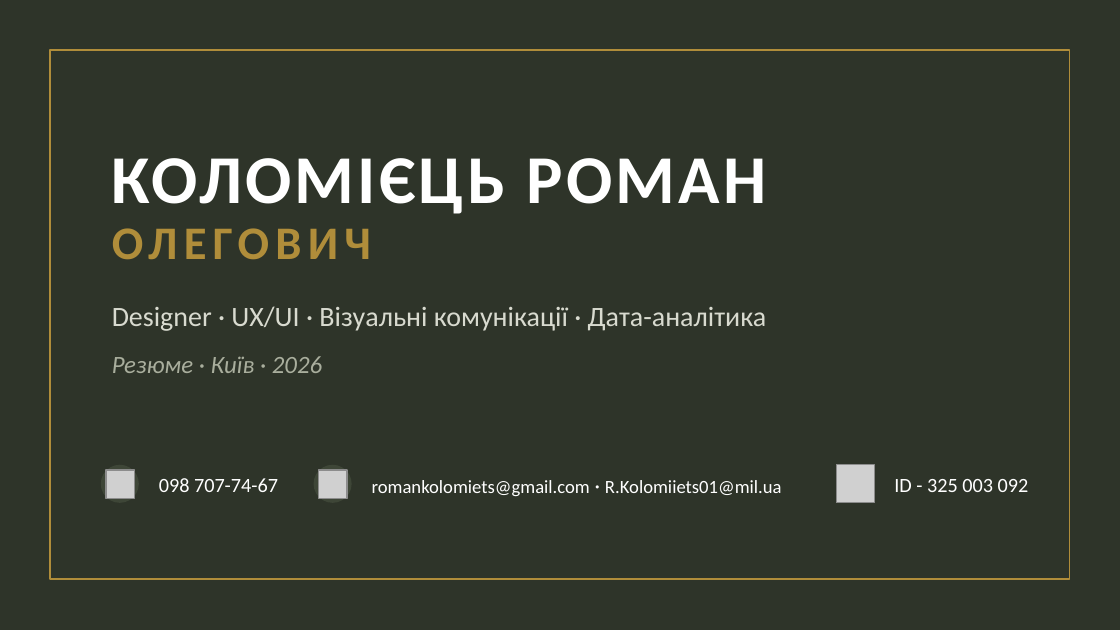
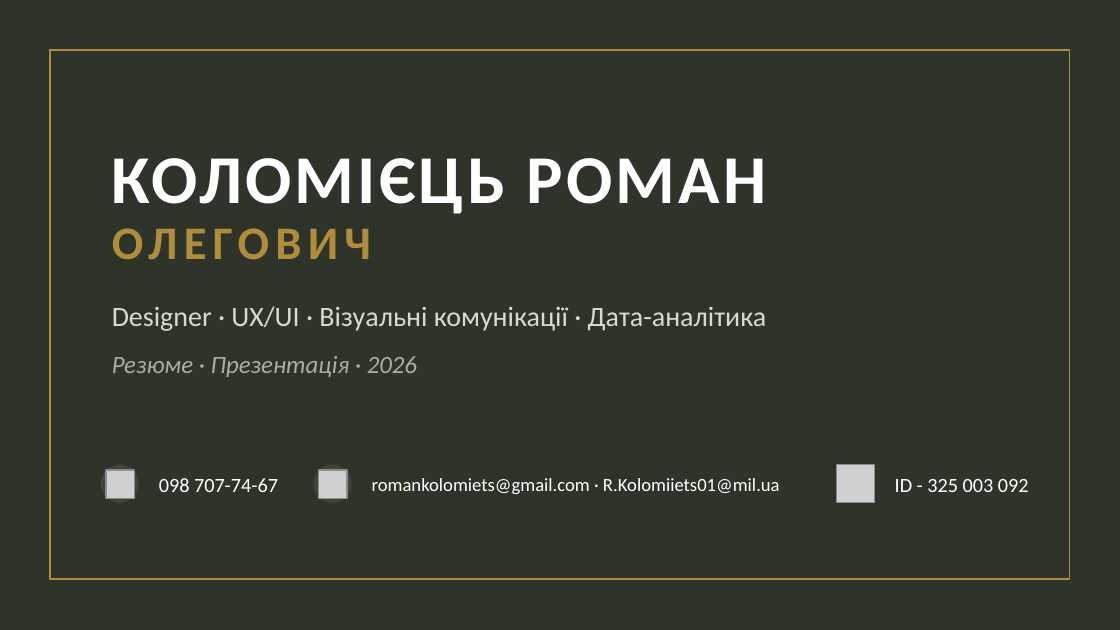
Before and after one commit to RomanKolomiets/cv, a slide deck: slide 1 of Коломієць_Резюме_Презентація.pptx. Drawn at 1120x630 pixels with LibreOffice and Linux fonts; fonts in the diff are those of the drawing; grey boxes stand for pictures. Boxes give left, top, right and bottom in pixels: in the first picture for what was removed or moved away, otherwise in the second. Text is boxed around its words. In the diff, an @@ line names an element or a change of style, - is before the commit and + after.

```diff
--- a/Коломієць_Резюме_Презентація.pptx
+++ b/Коломієць_Резюме_Презентація.pptx
@@ text at (112,356,417,377): text changed @@
-Резюме · Київ · 2026
+Резюме · Презентація · 2026
@@ text "romankolomiets@gmail.com · R.Kolomiiets01@mil.ua" at (372,478,780,494): size 14 to 12 pt, italic off in "·" @@
```
Also in this commit, not shown: 5 other slides changed, 2 slides added.
